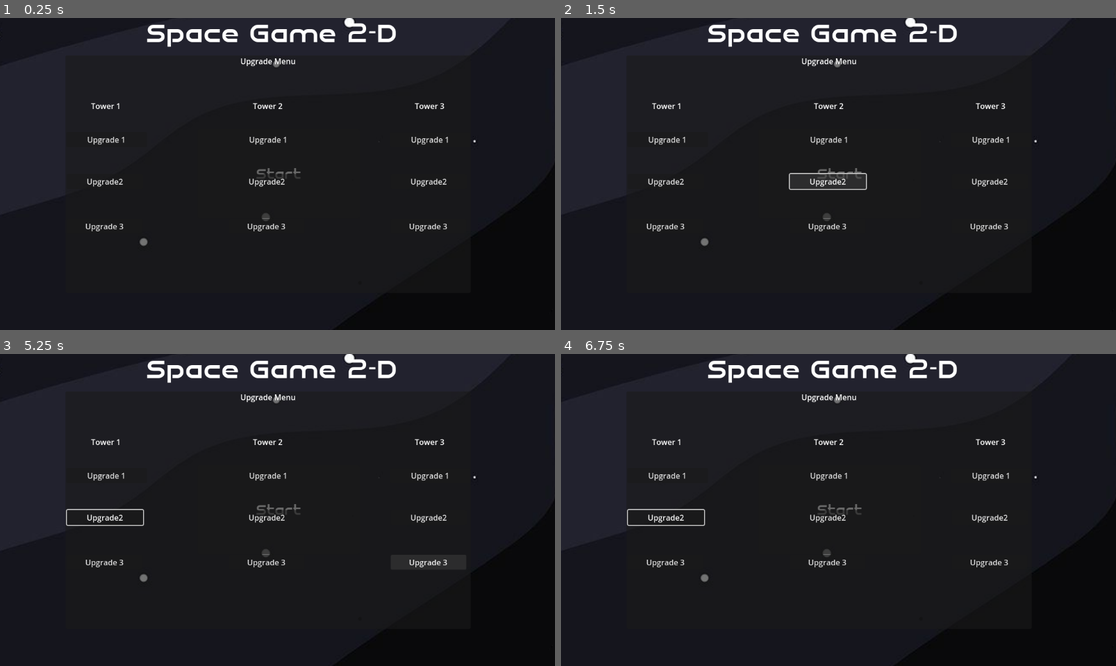
Above: before the commit, frames 1-4 (two rows, left to right).
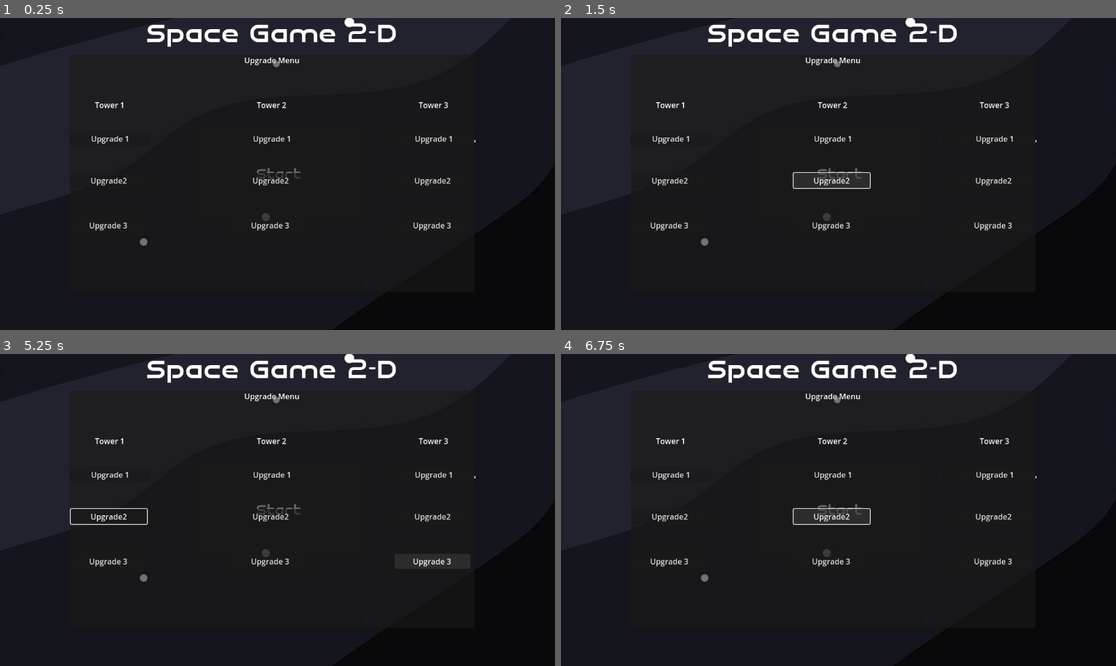
Above: after the commit, the same moments.

Repository: BurgundyToad/planet-defender
Game: Godot game, scene res://game.tscn
Two runs of this game, one before a commit and one after it. Both use one fixed random seed, a clock stepped at 60 frames per second and the inputs below.
Inputs (mouse positions are in pixels of both pictures, inside the frame that each line leads up to):
- Up to frame 1 (0.25 s): no input
- Up to frame 2 (1.5 s): click "Start" at 0.5 s; click "Start" at 1.25 s
- Up to frame 3 (5.25 s): tap Enter at 2, 3.5, 5 s; move the mouse to (399, 494) at 2.02 s; hold D (right) 2.03-2.78 s; hold Space (Space) 2.03-2.78 s; move the mouse to (166, 525) at 2.77 s; hold S (down) 2.78-3.53 s; tap E (interact) at 2.85 s; move the mouse to (333, 441) at 3.52 s; hold D (right) 3.53-4.28 s; click (333, 441) at 3.6 s; tap Space (Space) at 4.25 s; move the mouse to (249, 572) at 4.27 s; hold W (up) 4.28-5.03 s; tap [ (testing_key_1) at 4.35 s; move the mouse to (444, 556) at 5.02 s; hold Left (left) from 5.03 s (still down); hold Space (Space) from 5.03 s (still down)
- Up to frame 4 (6.75 s): move the mouse to (672, 463) at 5.77 s; release Space (Space) at 5.78 s; tap E (interact) at 5.85 s; move the mouse to (866, 510) at 6.52 s; release Left (left) at 6.53 s; hold S (down) from 6.53 s (still down); click (866, 510) at 6.6 s

The runs differ from the first frame. In frame 1, 1.4% of the frame differs, in the area x 15-86%, y 12-69%; in frame 2, 1.7%; in frame 3, 1.7%, in the area x 11-86%, y 12-69%; in frame 4, 1.7%.
Error after the commit: Invalid access to property or key 'position' on a base object of type 'null instance'. (res://mob.gd:14)

Commit message:
Add files via upload

Diff:
--- a/planet-defender-main (3) - Copy/planet-defender-main/ICS Culminating/Level1 Scene.gd
+++ b/planet-defender-main (3) - Copy/planet-defender-main/ICS Culminating/Level1 Scene.gd
@@ -1,9 +1,11 @@
 extends Node2D
 @export var mob_scene: PackedScene
+@export var tower : Tower
 var amount_mobs = 12
 
 # Called when the node enters the scene tree for the first time.
 func _ready():
+
 	$MobTimer.start()
 
 
--- a/planet-defender-main (3) - Copy/planet-defender-main/ICS Culminating/Level1 Scene.tscn
+++ b/planet-defender-main (3) - Copy/planet-defender-main/ICS Culminating/Level1 Scene.tscn
@@ -2,10 +2,10 @@
 
 [ext_resource type="Script" path="res://Level1 Scene.gd" id="1_r1o8a"]
 [ext_resource type="Texture2D" uid="uid://crb8aprkumwm7" path="res://art/Level 1 Backdrop.png" id="1_v32rf"]
-[ext_resource type="PackedScene" uid="uid://ce46gswj1bc4r" path="res://player.tscn" id="2_gejtj"]
 [ext_resource type="PackedScene" uid="uid://8isjr0s13n7j" path="res://mob.tscn" id="3_51jcl"]
 [ext_resource type="PackedScene" uid="uid://47xr8rautg2y" path="res://basic_tower.tscn" id="5_y15jn"]
 [ext_resource type="PackedScene" uid="uid://dp54o33w87lwm" path="res://upgrade_Menu.tscn" id="6_ks7am"]
+[ext_resource type="PackedScene" uid="uid://8imu1gjm8khr" path="res://Mouse_Moved_Player.tscn" id="7_01026"]
 
 [sub_resource type="Curve2D" id="Curve2D_vm0l8"]
 _data = {
@@ -24,8 +24,12 @@
 texture = ExtResource("1_v32rf")
 expand_mode = 3
 
-[node name="Player" parent="." instance=ExtResource("2_gejtj")]
-position = Vector2(1439, 882)
+[node name="basic_tower" parent="." node_paths=PackedStringArray("Basic_Tower") instance=ExtResource("5_y15jn")]
+position = Vector2(1492, 360)
+Basic_Tower = NodePath("../CanvasLayer/upgrade_menu")
+
+[node name="Mouse_Moved_Player" parent="." instance=ExtResource("7_01026")]
+position = Vector2(549, 940)
 
 [node name="mob" parent="." instance=ExtResource("3_51jcl")]
 position = Vector2(-112, 512)
@@ -40,13 +44,13 @@
 [node name="MobTimer" type="Timer" parent="."]
 wait_time = 0.5
 
-[node name="basic_tower" parent="." instance=ExtResource("5_y15jn")]
-position = Vector2(1492, 360)
-
 [node name="CanvasLayer" type="CanvasLayer" parent="."]
 
 [node name="upgrade_menu" parent="CanvasLayer" node_paths=PackedStringArray("Upgrade_Menu") instance=ExtResource("6_ks7am")]
+offset_left = 8.0
+offset_top = -2.0
+offset_right = 8.0
+offset_bottom = -2.0
 Upgrade_Menu = NodePath("../../basic_tower")
 
-[connection signal="body_entered" from="Player" to="Player" method="_on_body_entered"]
 [connection signal="timeout" from="MobTimer" to="." method="_on_mob_timer_timeout"]
